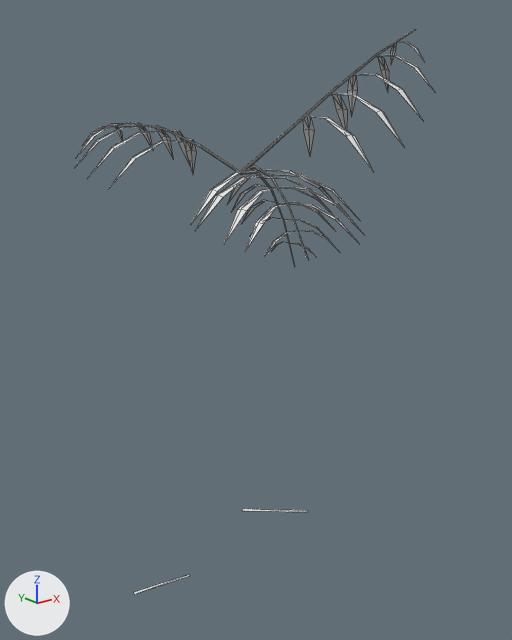
Renders of the OBJ model game/assets/models/plants/SM_Plant_SpinyPalmMature_Leaf_LOD1.obj from each side of a commit.
The view is the same before and after, from a 50 mm camera at (-3.88, -5.03, 4.53) aimed at (0.18, 0.05, 2.51). The lights are fixed; the arrows at lower left show +X, +Y and +Z. The first picture is the older version. Mesh edges are drawn as thin lines. Where no turn or scale is listed for an object, it has been applied to the vertices. Vertices at exactly the same position are counted once.

Before the edit, the objects in view are built like this:
```python
me_sm_plant_spinypalmmature_leaf_lod1 = bpy.data.meshes.new('SM_Plant_SpinyPalmMature_Leaf_LOD1')
me_sm_plant_spinypalmmature_leaf_lod1.from_pydata(...)  # 388 vertices, 468 faces; spans x -1.23..1.64, y -1.5..1.56, z 0.02..5.11
# before: 380 (-1.23, 0.14, 0.02) at pixel (134, 594), 381 (-0.66, 0.04, 0.02) at pixel (190, 575), 382 (-0.65, 0.07, 0.02) at pixel (189, 574), 383 (-1.22, 0.17, 0.02) at pixel (133, 592), 384 (0.45, 0.64, 0.02) at pixel (242, 510)
# before: 385 (1.02, 0.14, 0.02) at pixel (308, 512), 386 (1.04, 0.17, 0.02) at pixel (308, 510), 387 (0.48, 0.67, 0.02) at pixel (242, 508)
ob_sm_plant_spinypalmmature_leaf_lod1 = bpy.data.objects.new('SM_Plant_SpinyPalmMature_Leaf_LOD1', me_sm_plant_spinypalmmature_leaf_lod1)
ob_sm_plant_spinypalmmature_leaf_lod1.location = (0.0, 0.0, 0.0)
```
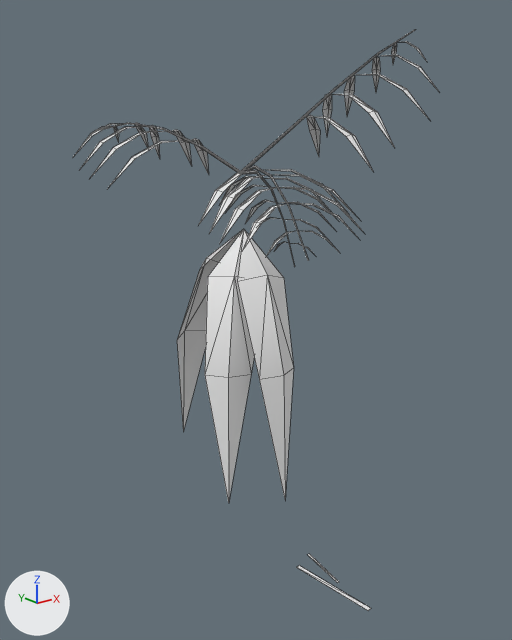
What the commit changed:
me_sm_plant_spinypalmmature_leaf_lod1 is used by ob_sm_plant_spinypalmmature_leaf_lod1; location (0.0, 0.0, 0.0).
Verts and faces of me_sm_plant_spinypalmmature_leaf_lod1; kept vertices keep their numbers, new ones are numbered from 388.
me_sm_plant_spinypalmmature_leaf_lod1 had 388 vertices, 468 faces and spanned x -1.23..1.64, y -1.5..1.56, z 0.02..5.11.
me_sm_plant_spinypalmmature_leaf_lod1 now has 410 vertices, 492 faces and spans x -1.12..1.57, y -1.47..1.59, z 0.02..5.11.
me_sm_plant_spinypalmmature_leaf_lod1 part 1: a new loose piece of 22 vertices spanning x -0.65..0.2, y -0.77..0.67, z 1.04..3.41.
Part 2, on me_sm_plant_spinypalmmature_leaf_lod1:
2 vertices are removed from x -0.47..1.21, y 0.45..1.39, z 3.01..4.27.
38 faces are deleted.
12 vertices in x -0.79..1.14, y -1.12..1.33, z 3.06..4.22 move by (0.0, 0.01, 0.0).
11 vertices in x -0.68..1.45, y -1.31..0.35, z 3.09..4.94 move by (0.0, -0.01, 0.0).
9 vertices in x -0.33..1.21, y -1.4..0.69, z 3.25..3.96 move by (-0.01, -0.01, 0.0).
8 vertices in x -0.19..1.27, y -1.03..0.69, z 3.05..4.94 move by (0.02, 0.0, 0.0).
7 vertices in x -0.4..1.32, y -0.07..1.48, z 4.2..4.61 move by (-0.02, 0.02, 0.0).
6 vertices in x 0.8..1.24, y -0.81..0.84, z 3.01..4.95 move by (0.03, 0.0, 0.0).
187 vertices move from x -1.1..1.64, y -1.5..1.56, z 2.91..5.0 to x -1.12..1.57, y -1.47..1.59, z 2.91..5.0.
2 vertices are added at (-0.5, 1.42, 4.27), (1.23, 0.48, 3.01).
38 new faces join them.
Part 3, on me_sm_plant_spinypalmmature_leaf_lod1:
Vertices deleted: 380, 383, 384, 387 (with the faces that use them).
Vertex 381 moves to (0.5, -0.44, 0.02), pixel (309, 553).
Vertex 382 moves to (0.47, -0.44, 0.02), pixel (307, 554).
Vertex 385 moves to (0.28, -0.52, 0.03), pixel (299, 565).
Vertex 386 moves to (0.24, -0.53, 0.03), pixel (296, 567).
New vertex 390 is at (0.42, -0.95, 0.02), pixel (339, 582).
New vertex 391 is at (0.4, -0.95, 0.02), pixel (337, 582).
New vertex 392 is at (0.37, -1.41, 0.03), pixel (371, 608).
New vertex 393 is at (0.33, -1.41, 0.03), pixel (368, 610).
New faces: (382, 391, 390), (386, 393, 392), (381, 382, 390), (385, 386, 392).

Changed parts and their boxes [x1, y1, x2, y2] in the pictures (512 x 640 px; the box of a moved part takes in the faces that stretch with it):
'SM_Plant_SpinyPalmMature_Leaf_LOD1', reshaped: before [74, 29, 434, 594]; after [72, 29, 438, 611]
part 1 of me_sm_plant_spinypalmmature_leaf_lod1, added: after [177, 229, 294, 503]
part 2 of me_sm_plant_spinypalmmature_leaf_lod1, moved or reshaped: before [74, 41, 434, 257]; after [72, 41, 438, 256]
part 3 of me_sm_plant_spinypalmmature_leaf_lod1, moved or reshaped: before [134, 509, 308, 594]; after [297, 554, 371, 611]
